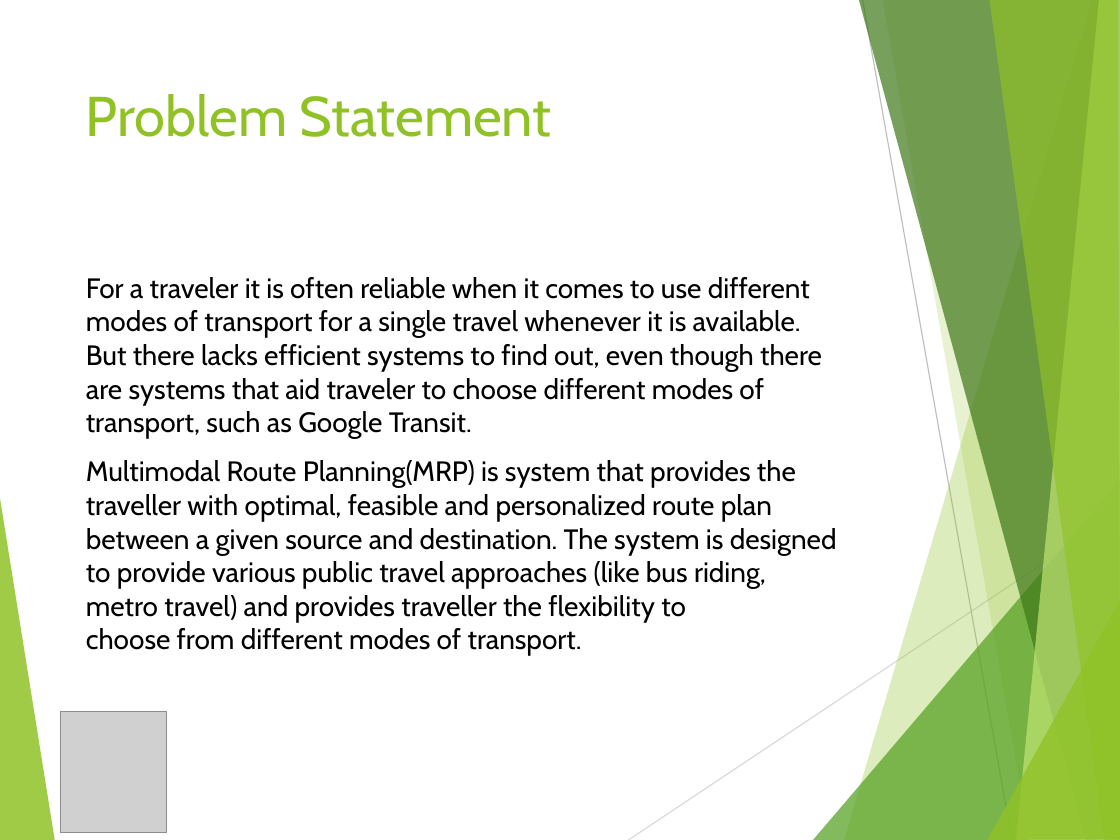
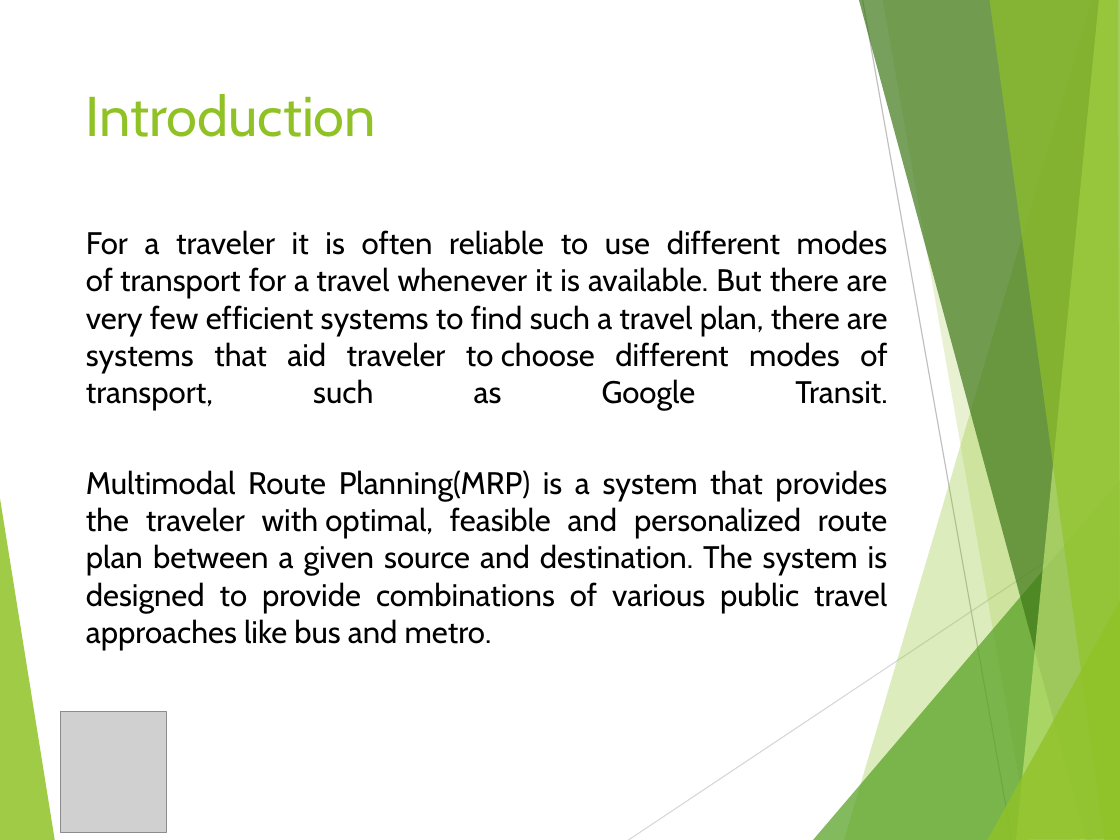
Before and after one commit to anooptoffy/MultiModalRoutePlanning, a slide deck: slide 2 of slides/GIS ppt.pptx. Drawn at 1120x840 pixels with LibreOffice and Linux fonts; fonts in the diff are those of the drawing; grey boxes stand for pictures. Boxes give left, top, right and bottom in pixels: in the first picture for what was removed or moved away, otherwise in the second. Text is boxed around its words. In the diff, an @@ line names an element or a change of style, - is before the commit and + after.

```diff
--- a/slides/GIS ppt.pptx
+++ b/slides/GIS ppt.pptx
@@ title at [86,94,376,137]: text changed @@
-Problem Statement
+Introduction
@@ text at [86,230,888,650]: text changed; size 18 to 20 pt @@
-For a traveler it is often reliable when it comes to use different modes of transport for a single travel whenever it is available. But there lacks efficient systems to find out, even though there are systems that aid traveler to choose different modes of transport, such as Google Transit.
-Multimodal Route Planning(MRP) is system that provides the traveller with optimal, feasible and personalized route plan between a given source and destination. The system is designed to provide various public travel approaches (like bus riding, metro travel) and provides traveller the flexibility to choose from different modes of transport.
+For a traveler it is often reliable to use different modes of transport for a travel whenever it is available. But there are very few efficient systems to find such a travel plan, there are systems that aid traveler to choose different modes of transport, such as Google Transit.
+Multimodal Route Planning(MRP) is a system that provides the traveler with optimal, feasible and personalized route plan between a given source and destination. The system is designed to provide combinations of various public travel approaches like bus and metro.
```
Also in this commit, not shown: 6 other slides changed, 2 slides added, 10 other files.
